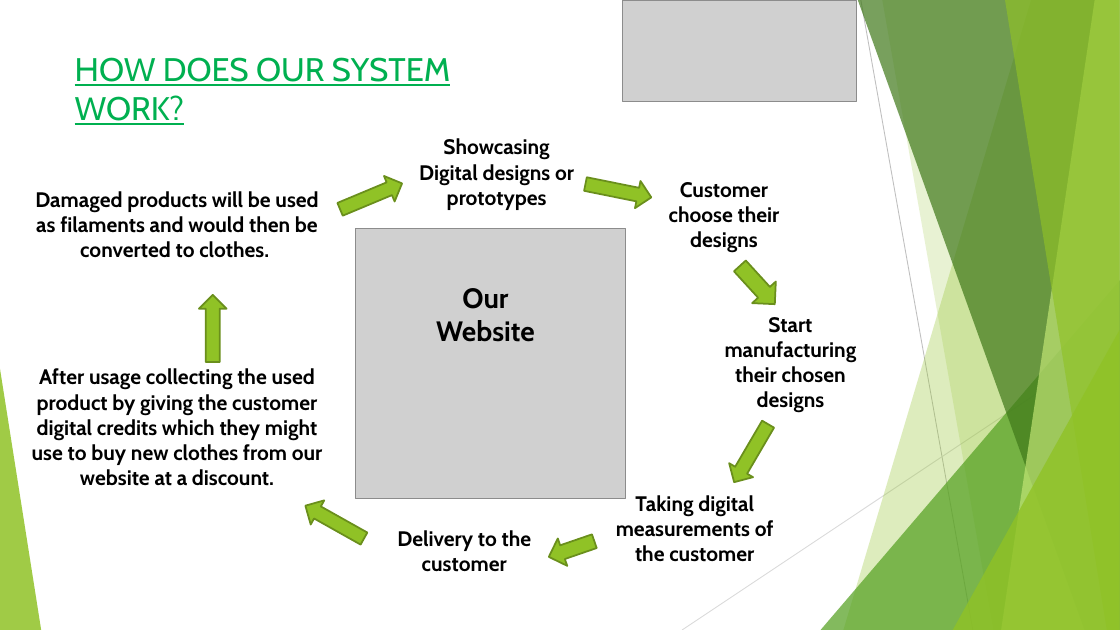
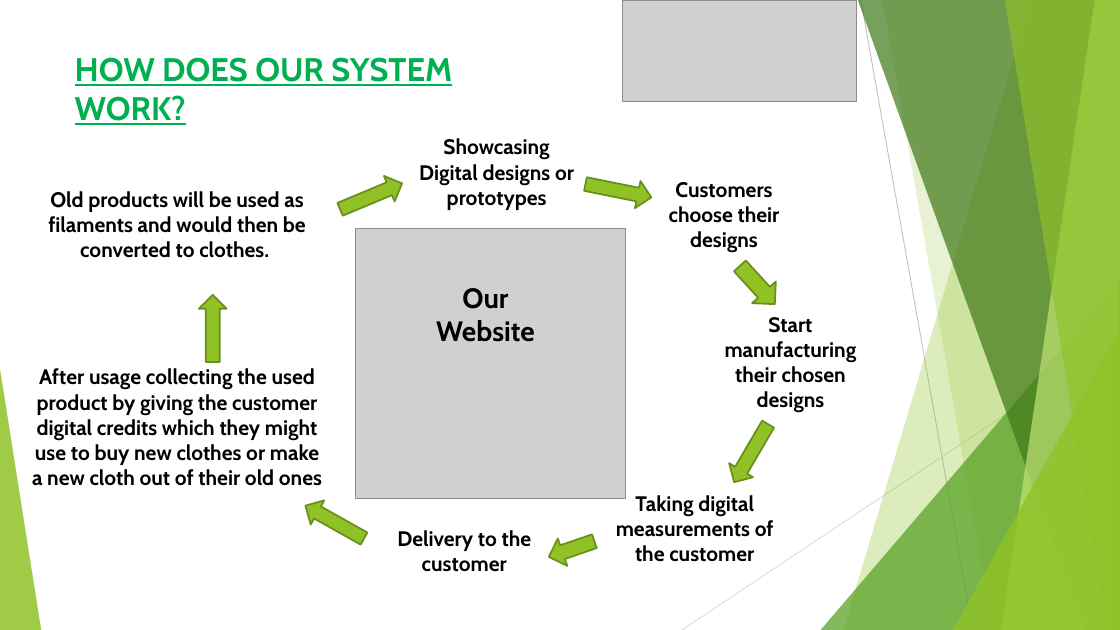
Before and after one commit to subhro1530/Hult-Prize, a slide deck: slide 6 of Demonstration.pptx. Drawn at 1120x630 pixels with LibreOffice and Linux fonts; fonts in the diff are those of the drawing; grey boxes stand for pictures. Boxes give left, top, right and bottom in pixels: in the first picture for what was removed or moved away, otherwise in the second. Text is boxed around its words. In the diff, an @@ line names an element or a change of style, - is before the commit and + after.

Commit message:
changes saved

```diff
--- a/Demonstration.pptx
+++ b/Demonstration.pptx
@@ text "HOW DOES OUR SYSTEM WORK?" at (75, 57, 452, 125): bold on @@
@@ text at (48, 191, 306, 258): text changed @@
-Damaged products will be used as filaments and would then be converted to clothes.
+Old products will be used as filaments and would then be converted to clothes.
@@ text at (669, 182, 780, 253): text changed @@
-Customer choose their designs
+Customers choose their designs
@@ text at (32, 368, 322, 486): text changed @@
-After usage collecting the used product by giving the customer digital credits which they might use to buy new clothes from our website at a discount.
+After usage collecting the used product by giving the customer digital credits which they might use to buy new clothes or make a new cloth out of their old ones
```
Also in this commit, not shown: 9 other slides changed, 6 slides added, 2 slides removed.
